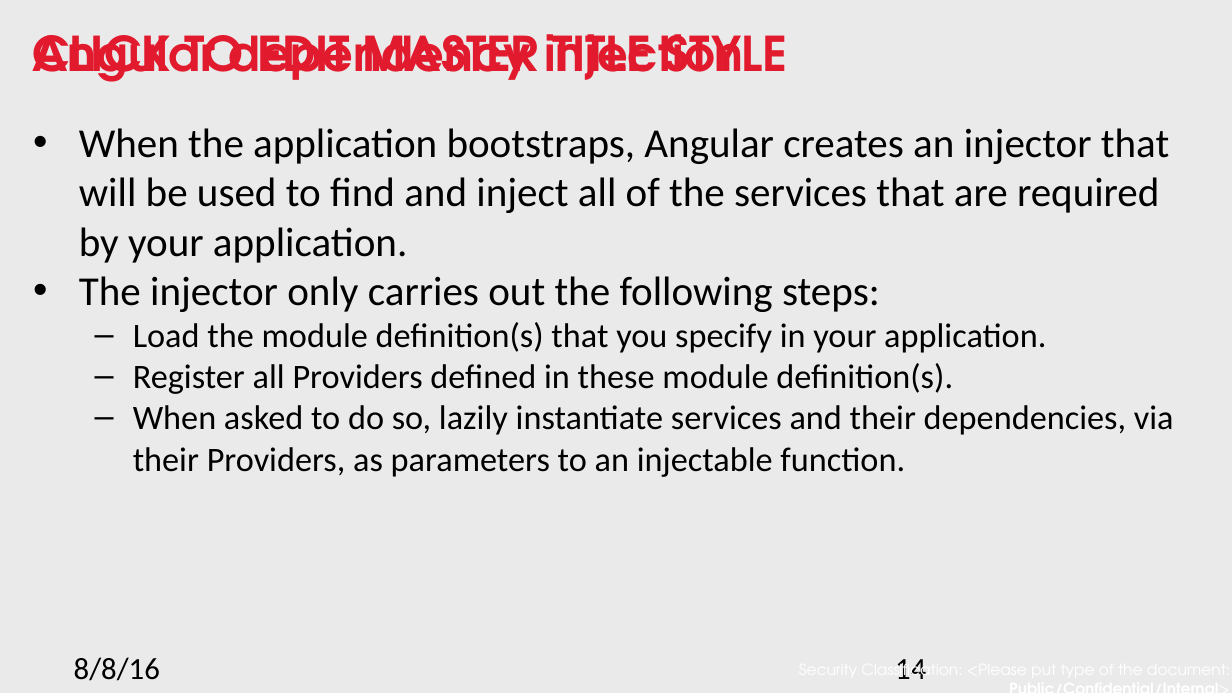
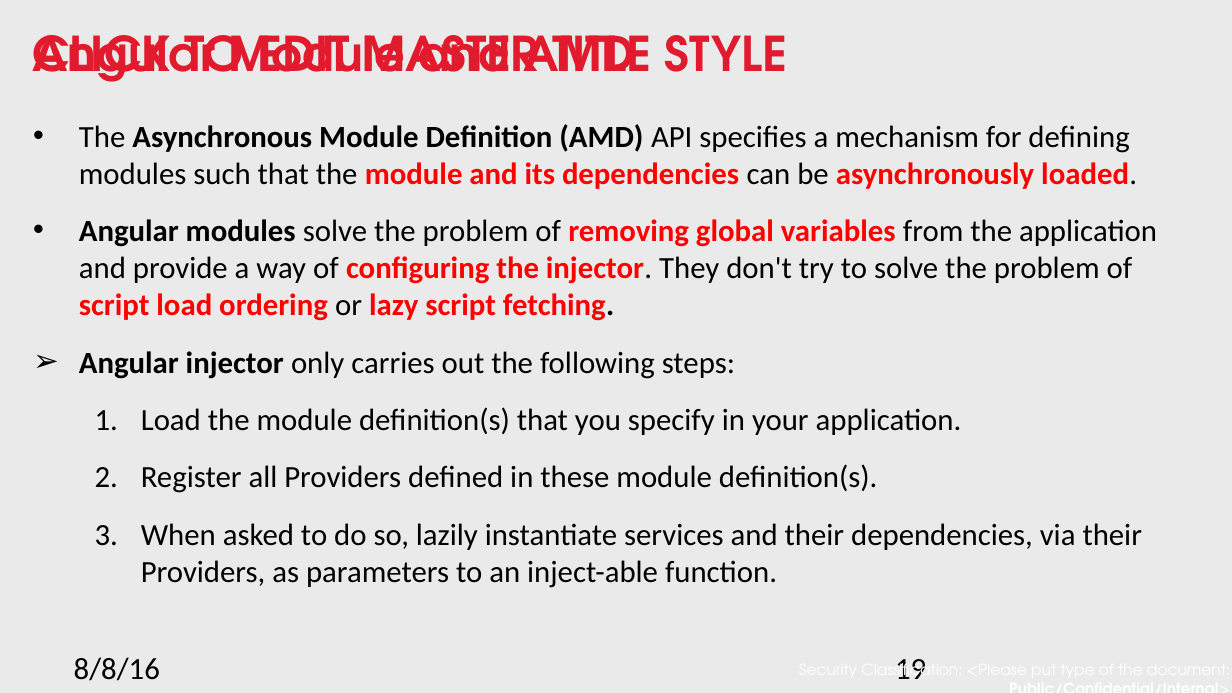
Before and after one commit to nnsan/angular_best_practice, a slide deck: slide 19 of Angular best practice.pptx (slide 14 before the commit). Drawn at 1232x693 pixels with LibreOffice and Linux fonts; fonts in the diff are those of the drawing; background and template pictures are left out. Boxes give left, top, right and bottom in pixels: in the first picture for what was removed or moved away, otherwise in the second. Text is boxed around its words. In the diff, an @@ line names an element or a change of style, - is before the commit and + after.

Commit message:
Update presentation slide

```diff
--- a/Angular best practice.pptx
+++ b/Angular best practice.pptx
@@ text at <box>33,35,635,82</box>: text changed @@
-Angular dependency injection
+Angular Module and AMD
@@ text at <box>79,124,1157,379</box>: text changed; size 24 to 18 pt; bold on @@
-• When the application bootstraps, Angular creates an injector that will be used to find and inject all of the services that are required by your application.
-• The injector only carries out the following steps:
+• The Asynchronous Module Definition (AMD) API specifies a mechanism for defining modules such that the module and its dependencies can be asynchronously loaded.
+• Angular modules solve the problem of removing global variables from the application and provide a way of configuring the injector. They don't try to solve the problem of script load ordering or lazy script fetching.
+➢ Angular injector only carries out the following steps:
@@ text at <box>141,407,962,493</box>: size 20 to 18 pt in "Load the module definition(s) that you specify ...", "Register all Providers defined in these module ..."; bullet – to 1.; more space between paragraphs @@
@@ text at <box>141,523,1143,588</box>: text changed; size 20 to 18 pt @@
-  – When asked to do so, lazily instantiate services and their dependencies, via their Providers, as parameters to an injectable function.
+  3. When asked to do so, lazily instantiate services and their dependencies, via their Providers, as parameters to an inject-able function.
@@ page number at <box>895,659,926,679</box>: text changed @@
-14
+19
```
Also in this commit, not shown: 8 other slides changed, 26 slides added, 8 slides removed.
